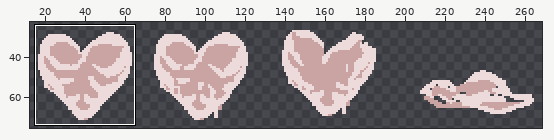
One commit to this pixel-art file: Assets/Sprite/hearts.aseprite. The picture above shows the old version from afar; the outline marks the close-up.
Close-up. Before the edit:
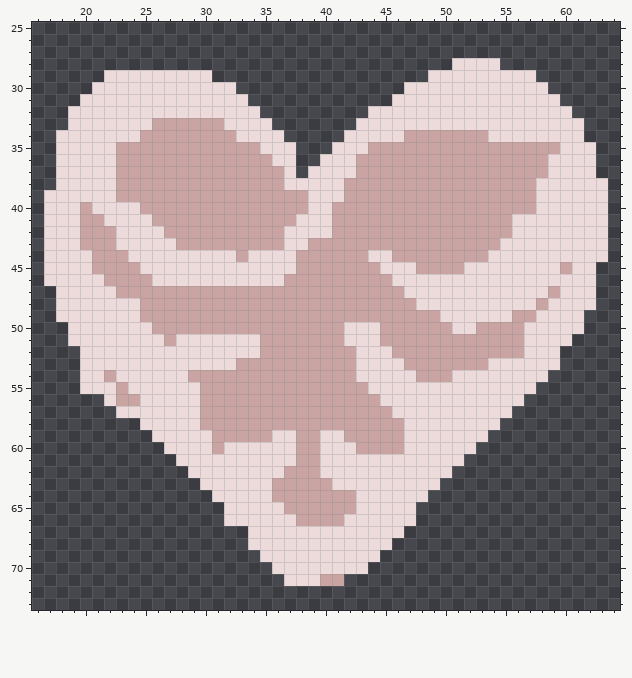
480x270 pixels, 1 frame. Shown: x 16..64, y 25..73. The wide view leaves out empty margins. The commit also changed other parts of the picture, which this record leaves out.
Now the later version:
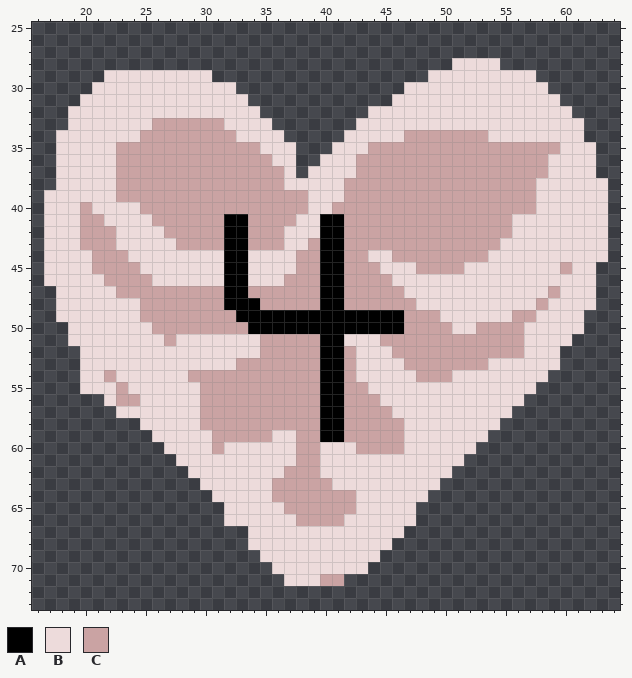
Palette (. is transparent): A #000000  B #eddbdb  C #caa3a3
Diff:
y 41..42: x 32..33 CC -> AA; x 40..41 BC -> AA
y 43: x 32..33 CC -> AA; x 40..41 CC -> AA
y 44: x 32..33 BC -> AA; x 40..41 CC -> AA
y 45..46: x 32..33 BB -> AA; x 40..41 CC -> AA
y 47: x 32..33 CC -> AA; x 40..41 CC -> AA
y 48: x 32..34 CCC -> AAA; x 40..41 CC -> AA
y 49: x 33..46 CCCCCCCCCCCCCC -> AAAAAAAAAAAAAA
y 50: x 34..46 CCCCCCCCBBBCC -> AAAAAAAAAAAAA
y 51..58: x 40..41 CC -> AA
y 59: x 40..41 BB -> AA
